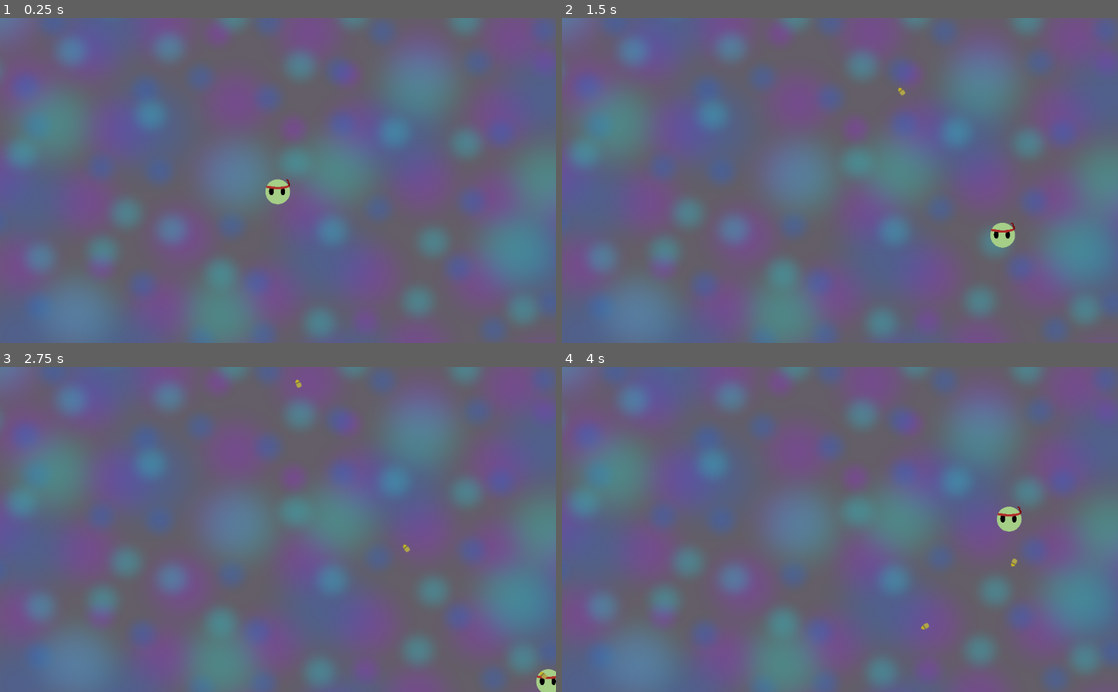
Above: before the commit, frames 1-4 (two rows, left to right).
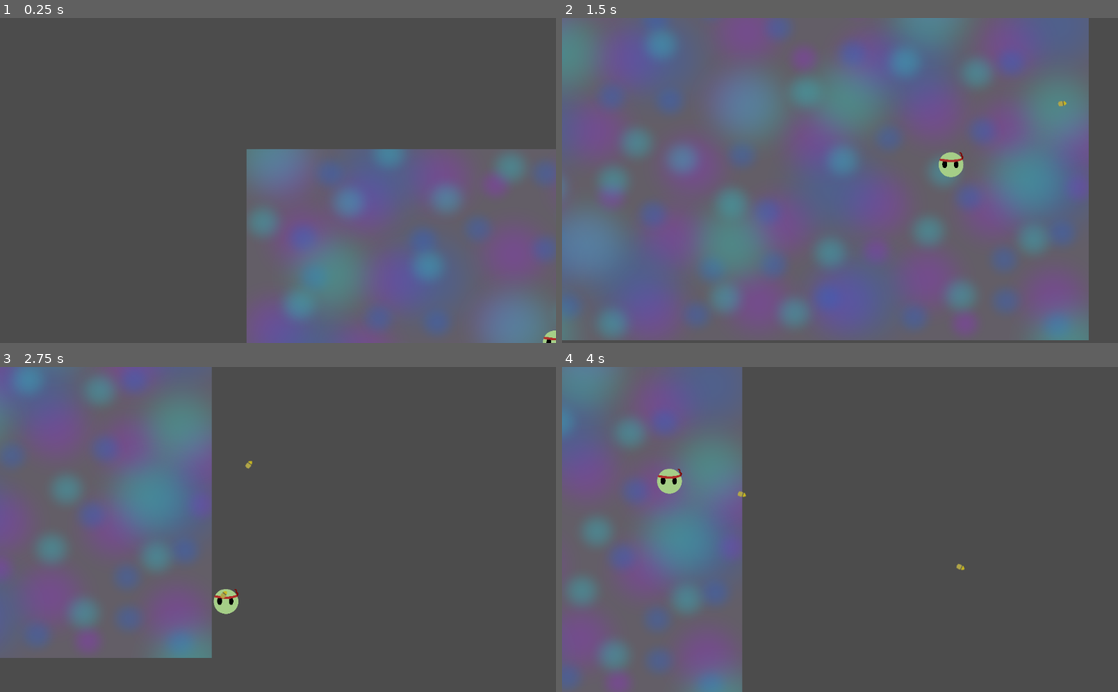
Above: after the commit, the same moments.

Repository: BobWizardLad/combo-gun
Game: Godot game, scene res://Root Scene.tscn
The game is run twice, just before and just after one commit, with the same random seed, the same clock (stepped at 60 frames per second) and the same inputs.
Inputs (mouse positions are in pixels of both pictures, inside the frame that each line leads up to):
- Up to frame 1 (0.25 s): no input
- Up to frame 2 (1.5 s): tap Enter at 0.5 s; move the mouse to (962, 164) at 0.52 s; press the mouse at (962, 164) at 0.53 s; hold D (move_right) 0.53-1.28 s; move the mouse to (728, 196) at 1.27 s; release the mouse at (728, 196) at 1.28 s; hold S (move_down) from 1.28 s (still down); click (728, 196) at 1.35 s
- Up to frame 3 (2.75 s): move the mouse to (333, 458) at 2.02 s; release S (move_down) at 2.03 s; press the mouse at (333, 458) at 2.03 s; hold D (move_right) from 2.03 s (still down)
- Up to frame 4 (4 s): move the mouse to (812, 594) at 2.77 s; release D (move_right) at 2.78 s; release the mouse at (812, 594) at 2.78 s; hold W (move_up) 2.78-3.53 s; click (812, 594) at 2.85 s; move the mouse to (1006, 578) at 3.52 s; press the mouse at (1006, 578) at 3.53 s; hold A (move_left) from 3.53 s (still down)

The runs differ from the first frame. In frame 1, 81% of the frame differs, in the area x 0-100%, y 0-100%; in frame 2, 46%; in frame 3, 79%; in frame 4, 81%.

Commit message:
Player Camera Finished
That was easier than I though it would be. Camera shifts with the mouse's position.

Diff:
--- a/Player.gd
+++ b/Player.gd
@@ -46,7 +46,3 @@
 func _process(delta):
 	move_input(delta)
 	gun_controller()
-
-
-	position.x = clamp(position.x, 20, screen_size.x - 20)
-	position.y = clamp(position.y, 20, screen_size.y - 20)
--- /dev/null
+++ b/PlayerCam.gd
@@ -0,0 +1,12 @@
+extends Camera2D
+
+# Called when the node enters the scene tree for the first time.
+func _ready():
+	pass
+
+
+# Called every frame. 'delta' is the elapsed time since the previous frame.
+func _process(delta):
+	offset.x = (get_global_mouse_position().x - get_parent().position.x) / 2
+	offset.y = (get_global_mouse_position().y - get_parent().position.y) / 2
+	pass
--- a/Root Scene.tscn
+++ b/Root Scene.tscn
@@ -1,9 +1,10 @@
-[gd_scene load_steps=5 format=2]
+[gd_scene load_steps=6 format=2]
 
 [ext_resource path="res://Entity.gd" type="Script" id=1]
 [ext_resource path="res://Player.gd" type="Script" id=2]
 [ext_resource path="res://floor.png" type="Texture" id=3]
 [ext_resource path="res://player.png" type="Texture" id=4]
+[ext_resource path="res://PlayerCam.gd" type="Script" id=5]
 
 [node name="Root Scene" type="Node2D"]
 
@@ -27,3 +28,7 @@
 [node name="PlayerSprite" type="Sprite" parent="Player"]
 scale = Vector2( 0.165, 0.165 )
 texture = ExtResource( 4 )
+
+[node name="PlayerCam" type="Camera2D" parent="Player"]
+current = true
+script = ExtResource( 5 )
